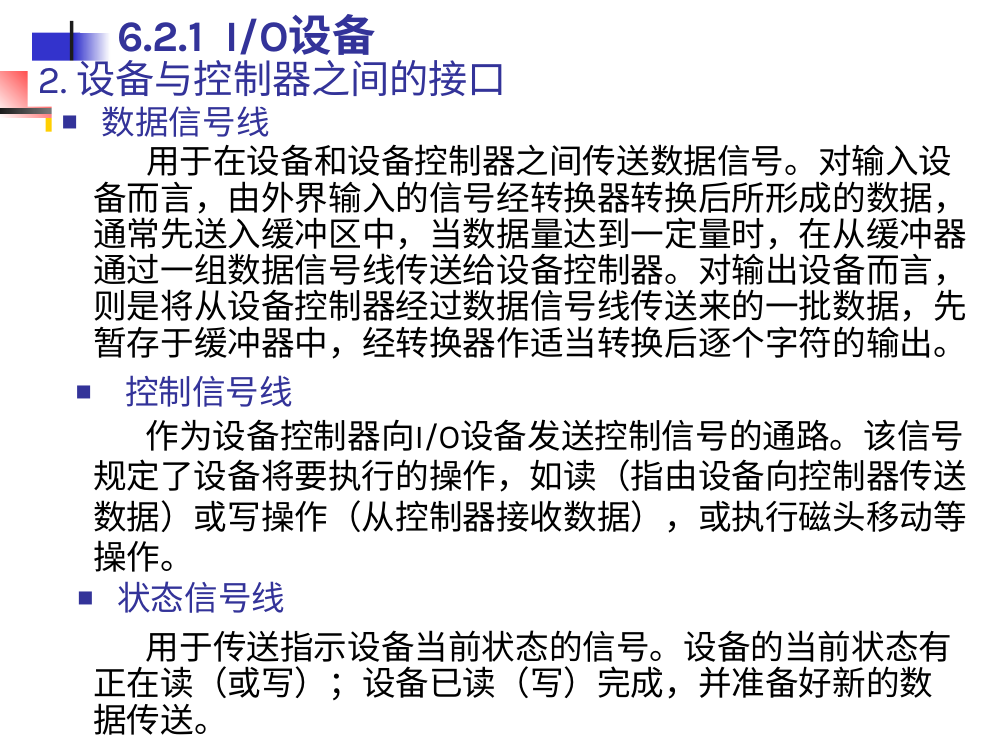
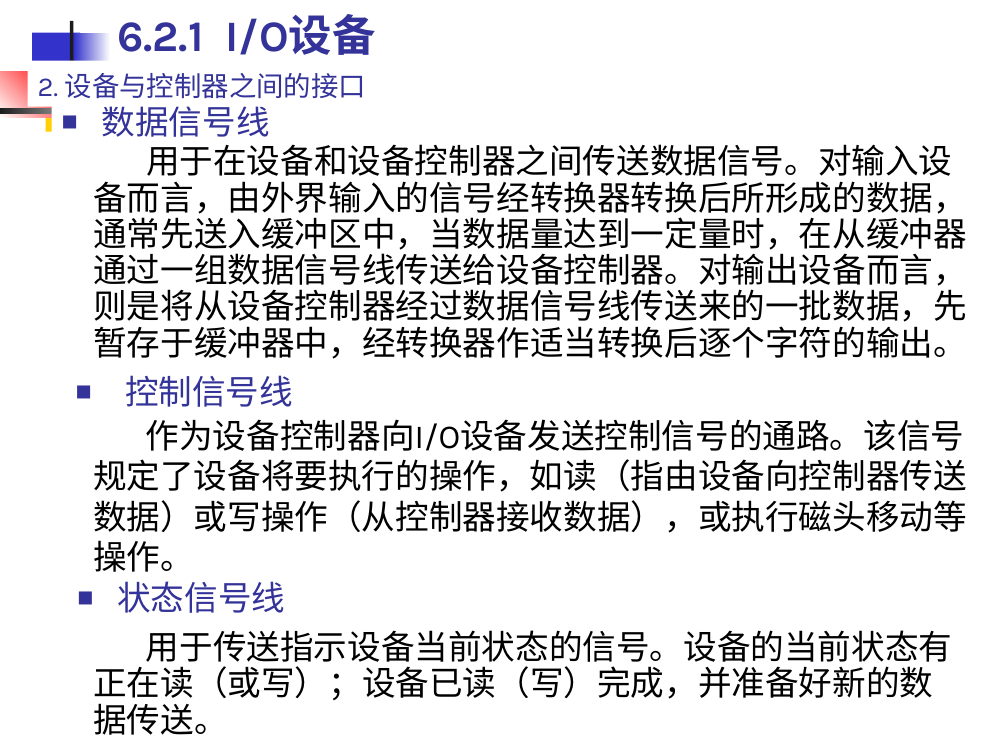
Before and after one commit to edu2act/course-OS, a slide deck: slide 14 of materials/slides/OS_Chap 6.ppt. Drawn at 1008x756 pixels with LibreOffice and Linux fonts; fonts in the diff are those of the drawing. Boxes give left, top, right and bottom in pixels: in the first picture for what was removed or moved away, otherwise in the second. Text is boxed around its words. In the diff, an @@ line names an element or a change of style, - is before the commit and + after.

```diff
--- a/materials/slides/OS_Chap 6.ppt
+++ b/materials/slides/OS_Chap 6.ppt
@@ text "2. 设备与控制器之间的接口" at (38,73,366,98): size 28 to 19.6 pt; line spacing 1 to 0.8 @@
```
Also in this commit, not shown: 12 other slides changed, 1 other file.
